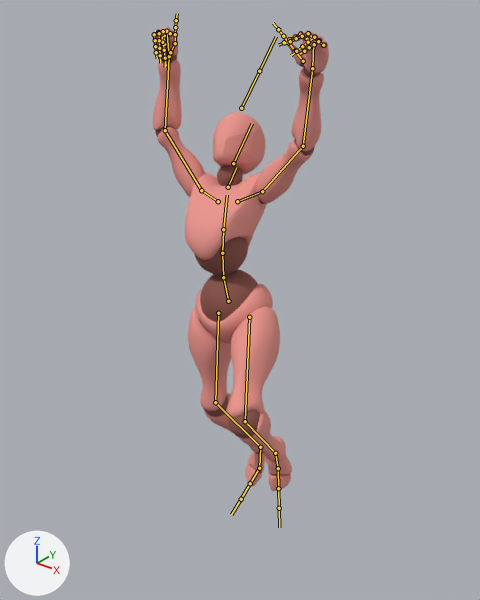
One commit to the FBX model Assets/Models/ledge rotate left.fbx: the scene before it, then after it.
One viewpoint serves both versions: a 50 mm camera at (1.62, -1.91, 2.57) aimed at (0.12, -0.02, 1.4). Every picture has the same lights, and +X, +Y and +Z are marked at lower left. Both versions are drawn at frame 6 of the action 'Armature|Armature|mixamo.com|Layer0'; the numbers are the values there. The bones that bend it are drawn over the model as lines.

Names of what the first picture shows: 'Beta_Joints', 'Beta_Surface'.
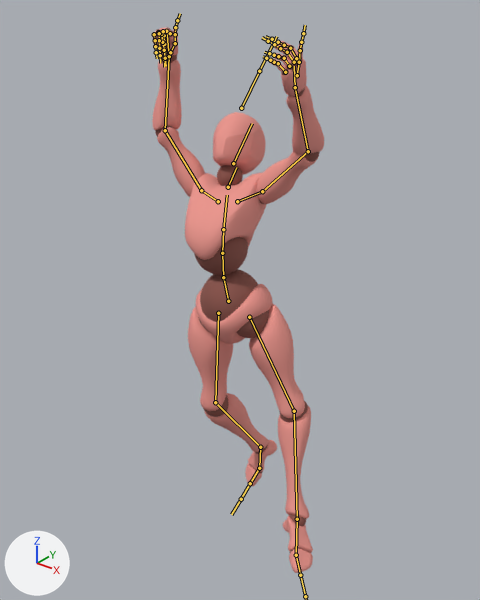
The edits, one by one:
Bone 'mixamorig:LeftArm' (bone_mixamorig_leftarm) turns from (-20, -45, 34) to (-13, -48, 28) degrees about its own x, y and z.
Bone 'mixamorig:LeftForeArm' (bone_mixamorig_leftforearm) turns from (-12, -20, 34) to (-9, -120, 56) degrees about its own x, y and z.
Bone 'mixamorig:LeftHandIndex1' (bone_mixamorig_lefthandindex1) moves from (0.0, 0.0, 0.0) to (0.0, 0.1, 0.4).
Bone 'mixamorig:LeftHandIndex1' (bone_mixamorig_lefthandindex1) turns from (53, -6, 14) to (50, 3, 12) degrees about its own x, y and z.
Bone 'mixamorig:LeftHandMiddle1' (bone_mixamorig_lefthandmiddle1) moves from (0.0, 0.0, 0.0) to (-0.1, 0.0, 0.1).
Bone 'mixamorig:LeftHandMiddle1' (bone_mixamorig_lefthandmiddle1) turns from (56, -8, 5) to (52, 0, 2) degrees about its own x, y and z.
Bone 'mixamorig:LeftHandPinky1' (bone_mixamorig_lefthandpinky1) moves from (0.0, 0.0, 0.0) to (-0.2, -0.2, -0.3).
Bone 'mixamorig:LeftHandPinky1' (bone_mixamorig_lefthandpinky1) turns from (63, -9, -10) to (56, -3, -12) degrees about its own x, y and z.
Bone 'mixamorig:LeftUpLeg' (bone_mixamorig_leftupleg) turns from (49, -22, 7) to (-9, -65, 25) degrees about its own x, y and z.
Bone 'mixamorig:LeftLeg' (bone_mixamorig_leftleg) turns from (-88, -5, -4) to (8, 12, -26) degrees about its own x, y and z.

Pixel boxes (x1, y1, x2, y2) of what changed, in the pictures (480 x 600 px):
'Beta_Surface', posed (18% taller)
    before: (152, 28, 329, 491)
    after: (152, 28, 324, 573)
'Beta_Joints', posed (17% taller)
    before: (152, 27, 328, 475)
    after: (152, 27, 320, 553)
bone 'mixamorig:LeftArm', root to tip
    before: (262, 191) to (303, 146)
    after: (262, 191) to (308, 151)
bone 'mixamorig:LeftForeArm', root to tip
    before: (303, 146) to (312, 68)
    after: (308, 151) to (295, 87)
bone 'mixamorig:LeftHandIndex1', root to tip
    before: (307, 39) to (300, 34)
    after: (296, 58) to (290, 48)
bone 'mixamorig:LeftHandMiddle1', root to tip
    before: (314, 38) to (308, 33)
    after: (294, 62) to (287, 52)
bone 'mixamorig:LeftHandPinky1', root to tip
    before: (323, 45) to (318, 41)
    after: (285, 72) to (278, 63)
bone 'mixamorig:LeftUpLeg', root to tip
    before: (249, 317) to (245, 421)
    after: (249, 317) to (294, 411)
bone 'mixamorig:LeftLeg', root to tip
    before: (245, 421) to (275, 453)
    after: (294, 411) to (297, 519)
